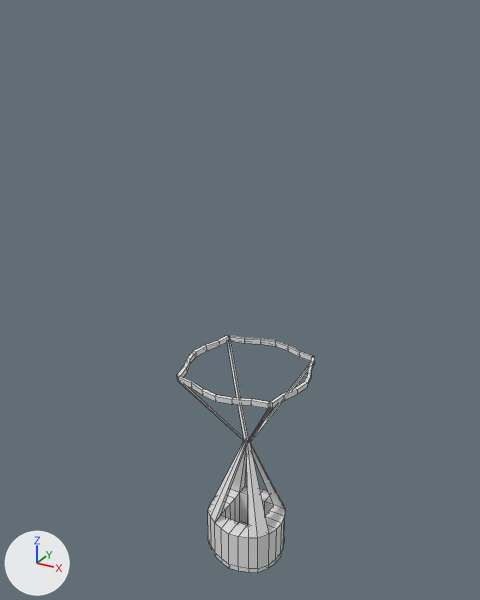
Before and after pictures for a commit that changed the Blender file Blender/AirBalloon.blend.
One viewpoint serves both versions: a 50 mm camera at (8.47, -15.92, 17.12) aimed at (-0.4, 0.19, 9.06). Every picture has the same lights, and +X, +Y and +Z are marked at lower left. Mesh edges are drawn as thin lines.

Names of what the first picture shows: 'AirBaloon'.
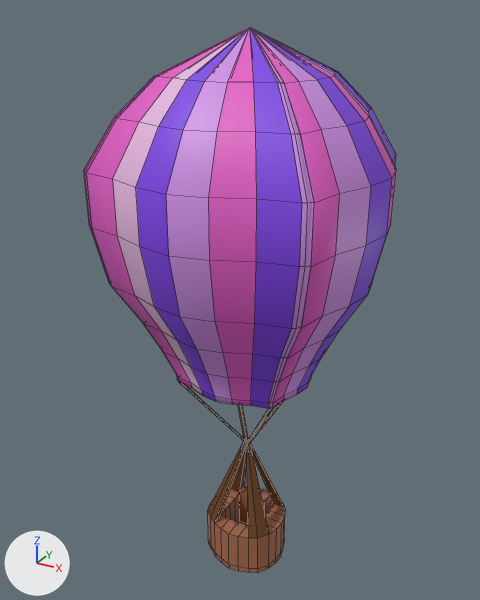
The change, as a diff of the scene's bpy script:
```diff
--- a/Blender/AirBalloon.blend.py
+++ b/Blender/AirBalloon.blend.py
@@ mat_material @@
 mat_material = principled_material('Material')
-mat_material.base_color = (0.8, 0.8, 0.8)  # white #e7e7e7
+mat_material.base_color = (0.721, 0.0111, 0.8)  # pink #dd1be7
@@ mat_ropes @@
+mat_ropes = principled_material('Ropes')
+mat_ropes.base_color = (0.138, 0.0452, 0.00495)  # brown #683c0f
@@ mat_material_001 @@
+mat_material_001 = principled_material('Material.001')
+mat_material_001.base_color = (0.637, 0.284, 0.8)  # purple #d191e7
@@ mat_basket @@
+mat_basket = principled_material('Basket')
+mat_basket.base_color = (0.393, 0.15, 0.075)  # brown #a86c4d
@@ mat_material_004 @@
+mat_material_004 = principled_material('Material.004')
+mat_material_004.base_color = (0.56, 0.379, 1.0)  # purple #c5a6ff
@@ mat_material_003 @@
+mat_material_003 = principled_material('Material.003')
+mat_material_003.base_color = (0.8, 0.117, 0.587)  # pink #e760c9
@@ mat_material_002 @@
+mat_material_002 = principled_material('Material.002')
+mat_material_002.base_color = (0.8, 0.485, 0.759)  # pink #e7b9e2
@@ mat_material_005 @@
+mat_material_005 = principled_material('Material.005')
+mat_material_005.base_color = (0.222, 0.0603, 0.8)  # purple #8245e7
@@ me_airbaloon @@
 # used by ob_airbaloon; location = (0.0, 0.0, 0.0)
-me_airbaloon.from_pydata(...)  # 298 vertices, 296 faces; spans x -2.04..1.99, y -1.99..1.99, z -0.12..6.97
+me_airbaloon.from_pydata(...)  # 810 vertices, 808 faces; spans x -4.03..3.96, y -3.94..3.93, z -0.12..16.67
+# me_airbaloon part 1: 512 vertices added at x -4.03..3.96, y -3.94..3.93, z 7.92..16.67
+# me_airbaloon part 2: 53 faces spanning x -2.04..1.99, y -1.99..1.99, z 6.81..6.97 switch from mat_material (white #e7e7e7) to mat_material_004 (purple #c5a6ff)
+# me_airbaloon part 3: 14 faces spanning x -2.04..1.89, y -1.99..1.99, z 6.81..6.97 switch from mat_material (white #e7e7e7) to mat_material_001 (purple #d191e7)
+# me_airbaloon part 4: 5 faces spanning x -2.04..1.89, y -1.89..1.89, z 6.81..6.97 switch from mat_material (white #e7e7e7) to mat_material_002 (pink #e7b9e2)
+# me_airbaloon part 5: 7 faces spanning x -1.64..1.99, y -1.89..1.69, z 6.81..6.97 switch from mat_material (white #e7e7e7) to mat_material_003 (pink #e760c9)
+# me_airbaloon part 6: 6 faces spanning x -1.74..1.99, y -1.99..1.53, z 6.81..6.97 switch from mat_material (white #e7e7e7) to mat_material_005 (purple #8245e7)
+# me_airbaloon part 7: 132 faces spanning x -1.32..1.3, y -1.3..1.22, z -0.12..1.36 switch from mat_material (white #e7e7e7) to mat_basket (brown #a86c4d)
+# me_airbaloon part 8: 48 faces spanning x -1.64..1.59, y -1.59..1.59, z 1.36..6.81 switch from mat_material (white #e7e7e7) to mat_ropes (brown #683c0f)
```

Where the change shows, as pixel boxes (x1, y1, x2, y2) in the pictures (480 x 600 px):
'AirBaloon', recoloured, reshaped (white to brown, 125% wider, 129% taller)
    before: (177, 335, 315, 573)
    after: (84, 27, 396, 573)
part 1 of me_airbaloon, added
    after: (84, 27, 396, 404)
part 2 of me_airbaloon, recoloured
    before: (181, 337, 312, 377)
part 3 of me_airbaloon, recoloured (white to purple)
    both: (215, 390, 297, 409)
part 4 of me_airbaloon, recoloured
    both: (191, 383, 202, 395)
part 5 of me_airbaloon, recoloured (white to purple)
    both: (177, 376, 311, 408)
part 6 of me_airbaloon, recoloured (white to purple)
    both: (202, 383, 307, 408)
part 7 of me_airbaloon, recoloured (white to brown)
    both: (208, 487, 285, 573)
part 8 of me_airbaloon, recoloured (white to brown)
    both: (179, 382, 285, 538)
